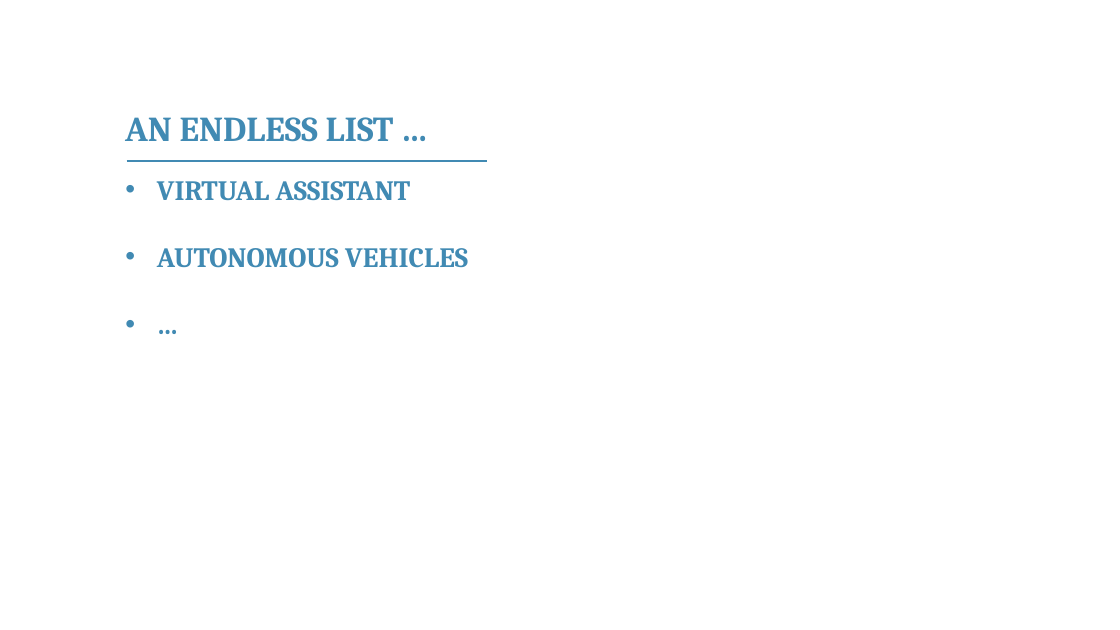
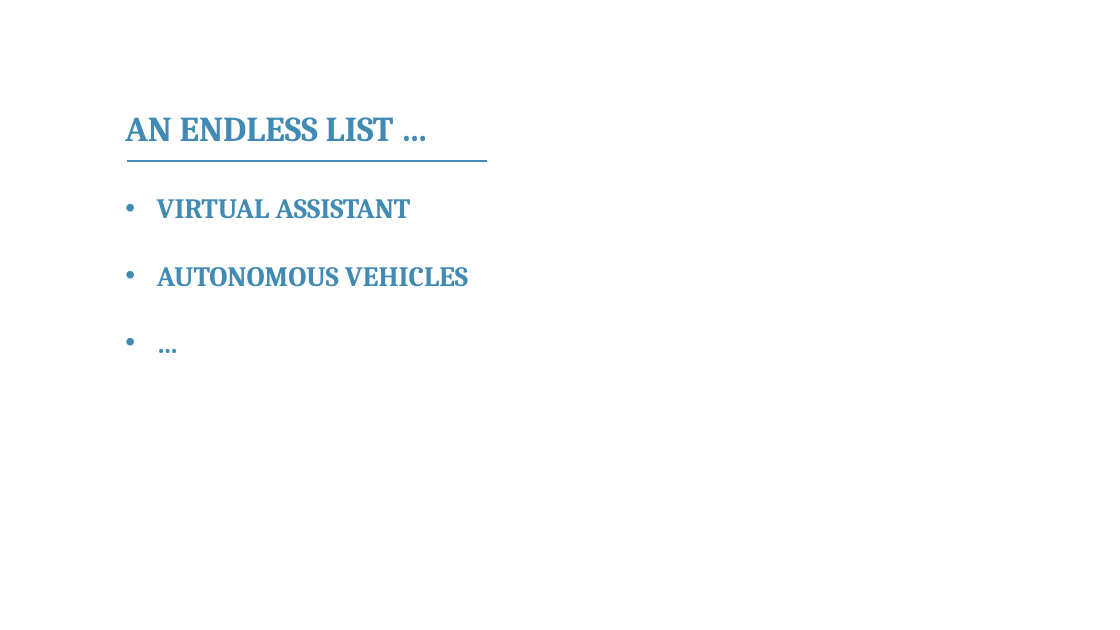
Before and after one commit to franckalbinet/itu-eaco-zanzibar-12-2018, a slide deck: slide 15 of presentations/session-5-application-of-ai.pptx. Drawn at 1120x630 pixels with LibreOffice and Linux fonts; fonts in the diff are those of the drawing; background and template pictures are left out. Boxes give left, top, right and bottom in pixels: in the first picture for what was removed or moved away, otherwise in the second. Text is boxed around its words. In the diff, an @@ line names an element or a change of style, - is before the commit and + after.

```diff
--- a/presentations/session-5-application-of-ai.pptx
+++ b/presentations/session-5-application-of-ai.pptx
@@ text "VIRTUAL ASSISTANT": place and size @@
-text "VIRTUAL ASSISTANT" at (157, 181, 468, 268)
+text "VIRTUAL ASSISTANT" at (157, 199, 468, 287)
```
Also in this commit, not shown: 2 other slides changed, 3 slides added, 4 slides removed, 1 other file.
